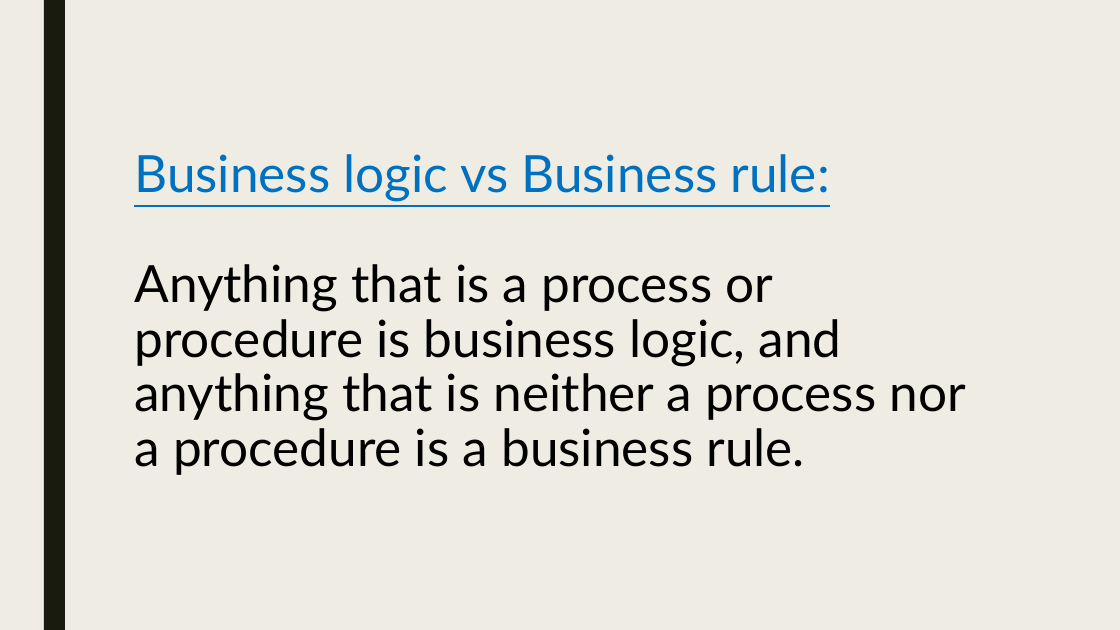
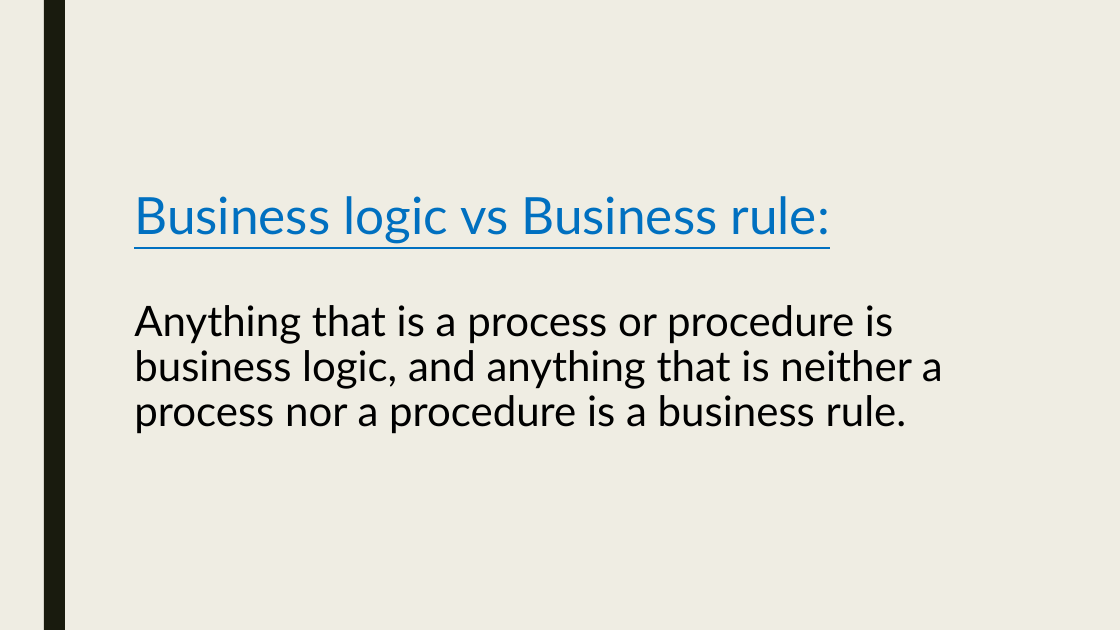
Before and after one commit to pkyurkchiev/practice-biel, a slide deck: slide 14 of presentations/n-layer.pptx. Drawn at 1120x630 pixels with LibreOffice and Linux fonts; fonts in the diff are those of the drawing. Boxes give left, top, right and bottom in pixels: in the first picture for what was removed or moved away, otherwise in the second. Text is boxed around its words. In the diff, an @@ line names an element or a change of style, - is before the commit and + after.

```diff
--- a/presentations/n-layer.pptx
+++ b/presentations/n-layer.pptx
@@ title "Business logic vs Business rule: ..." at bbox=[134, 196, 943, 434]: size 44 to 36 pt in "Anything that is a process or procedure ..." @@
```
Also in this commit, not shown: 3 other slides changed, 5 slides added, 3 slides removed.
